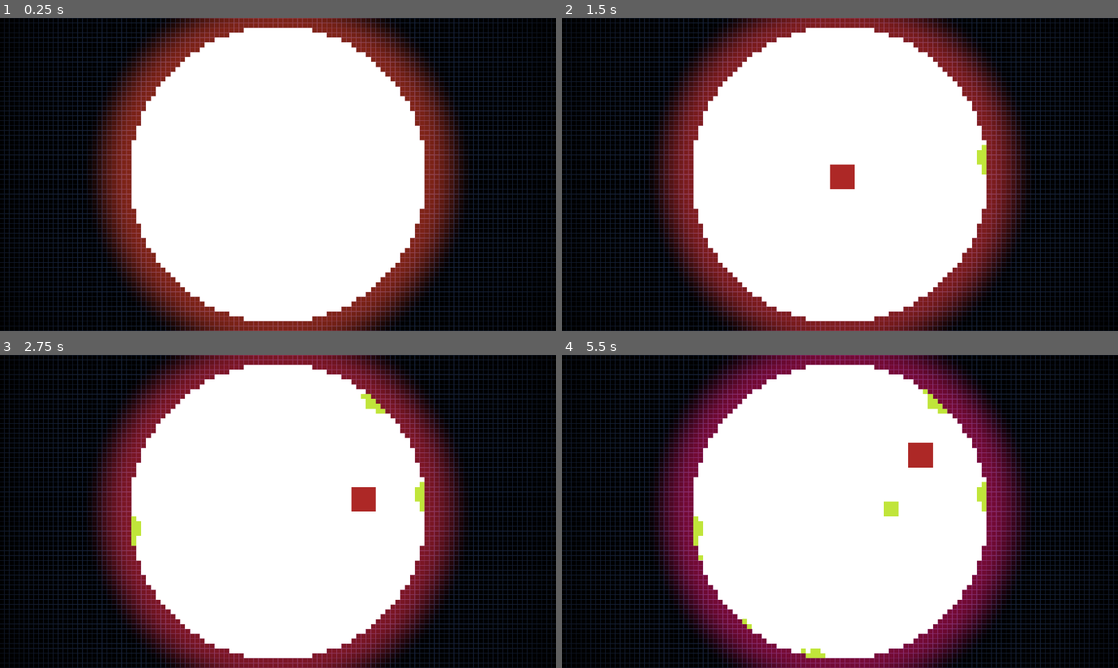
Above: before the commit, frames 1-4 (two rows, left to right).
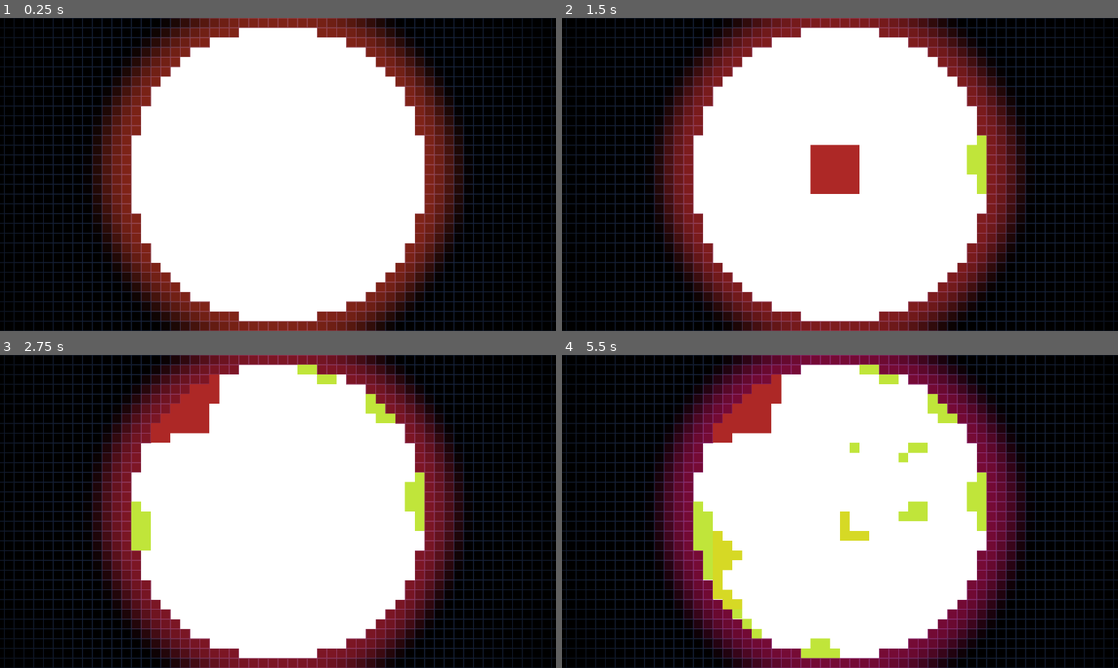
Above: after the commit, the same moments.

Repository: Masupell/sand_tetris_round
Game: Godot game, scene res://scenes/World.tscn
Same seed, same stepped clock (60 frames per second), same inputs: the game is played once before the commit and once after it. The project has no main scene, so this scene is started directly.
Inputs (mouse positions are in pixels of both pictures, inside the frame that each line leads up to):
- Up to frame 1 (0.25 s): no input
- Up to frame 2 (1.5 s): tap Enter (ui_accept) at 0.5, 0.77 s; move the mouse to (962, 158) at 0.52 s; hold Right (clockwise) 0.53-1.28 s; click (962, 158) at 0.67 s; tap Left (counter_clockwise) at 0.8, 1.35 s; move the mouse to (728, 190) at 1.27 s; click (728, 190) at 1.42 s
- Up to frame 3 (2.75 s): tap Enter (ui_accept) at 1.52 s; tap Space (space) at 1.55 s; move the mouse to (333, 442) at 2.02 s; hold Space (space) from 2.03 s (still down); click (333, 442) at 2.17 s; tap Right (clockwise) at 2.3 s
- Up to frame 4 (5.5 s): move the mouse to (812, 574) at 2.77 s; release Space (space) at 2.78 s; tap Right (clockwise) at 2.85, 4.55 s; click (812, 574) at 2.92 s; tap Enter (ui_accept) at 3.02, 3.77, 4.52 s; tap Left (counter_clockwise) at 3.05, 5.3 s; move the mouse to (1006, 558) at 3.52 s; hold Left (counter_clockwise) 3.53-4.28 s; click (1006, 558) at 3.67 s; tap Space (space) at 3.8, 4.35 s; move the mouse to (673, 464) at 4.27 s; click (673, 464) at 4.42 s; move the mouse to (867, 511) at 5.02 s; hold Right (clockwise) from 5.03 s (still down); click (867, 511) at 5.17 s

The runs differ from the first frame. In frame 1, 10% of the frame differs, in the area x 0-100%, y 0-100%; in frame 2, 12%; in frame 3, 13%; in frame 4, 15%.

Commit message:
Better Rotation and small things like that

Diff:
--- a/Code/grid.gd
+++ b/Code/grid.gd
@@ -28,9 +28,14 @@
 var piece_active: bool = false
 var tetris_color: Color
 
+var tetris_timer: float = 0.0
+var tetris_time: float = 0.5
+
 #enum SHAPES {STRAIGHT, SQUARE, LSHAPE, TSHAPE, DIAGONAL}
 var TETRIS_SHAPES = { # A lot of manual values, but works for now and need 0,0 as rotation and anchor point
-	straight = [Vector2i(-2,0), Vector2i(-1,0), Vector2i(0,0), Vector2i(1,0), Vector2i(2, 0)],
+	straight = [
+			Vector2i(-3,-1), Vector2i(-2,-1), Vector2i(-1,-1), Vector2i(0,-1), Vector2i(1,-1), Vector2i(2, -1), Vector2i(3, -1),
+			Vector2i(-3,0), Vector2i(-2,0), Vector2i(-1,0), Vector2i(0,0), Vector2i(1,0), Vector2i(2, 0), Vector2i(3, 0)],
 	square = [
 			Vector2i(-2,-2), Vector2i(-1,-2), Vector2i(0,-2), Vector2i(1,-2), Vector2i(2,-2),
 			Vector2i(-2,-1), Vector2i(-1,-1), Vector2i(0,-1), Vector2i(1,-1), Vector2i(2,-1),
@@ -85,18 +90,26 @@
 	circle_check_timer += delta
 	if time_passed >= interval:
 		update_sand()
-		if piece_active:
-			if Input.is_action_pressed("space"):
-				move_down()
+		#if piece_active:
+			#if Input.is_action_pressed("space"):
+				#move_down()
 		time_passed = 0.0
-	if circle_check_timer >= circle_time:
-		check_full_circle()
-		circle_check_timer = 0.0
 	if piece_active:
+		tetris_timer += delta
+		if Input.is_action_pressed("space"):
+			tetris_time = 0.01
+		else:
+			tetris_time = 0.5
 		if Input.is_action_pressed("clockwise"):
 			move_tetris(PI/height)
 		elif Input.is_action_pressed("counter_clockwise"):
 			move_tetris(-PI/height)
+		if tetris_timer >= tetris_time:
+			move_down()
+			tetris_timer = 0.0
+	if circle_check_timer >= circle_time:
+		check_full_circle()
+		circle_check_timer = 0.0
 	queue_redraw()
 
 func circle():
@@ -388,7 +401,7 @@
 
 func move_tetris(angle: float):
 	var relative = Vector2(anchor) - center
-	var rotated = Vector2(relative.x * cos(angle*10) - relative.y * sin(angle*10), relative.x * sin(angle*10) + relative.y * cos(angle*10))
+	var rotated = Vector2(relative.x * cos(angle*2) - relative.y * sin(angle*2), relative.x * sin(angle*2) + relative.y * cos(angle*2))
 	var new_pos = center+rotated
 	var offset = Vector2i((new_pos-Vector2(anchor)).round())
 	move(offset)
--- a/Code/world.gd
+++ b/Code/world.gd
@@ -1,7 +1,7 @@
 class_name World
 extends Node2D
 
-@export var pixels = 64
+@export var pixels = 32
 
 func _ready() -> void:
 	randomize()
